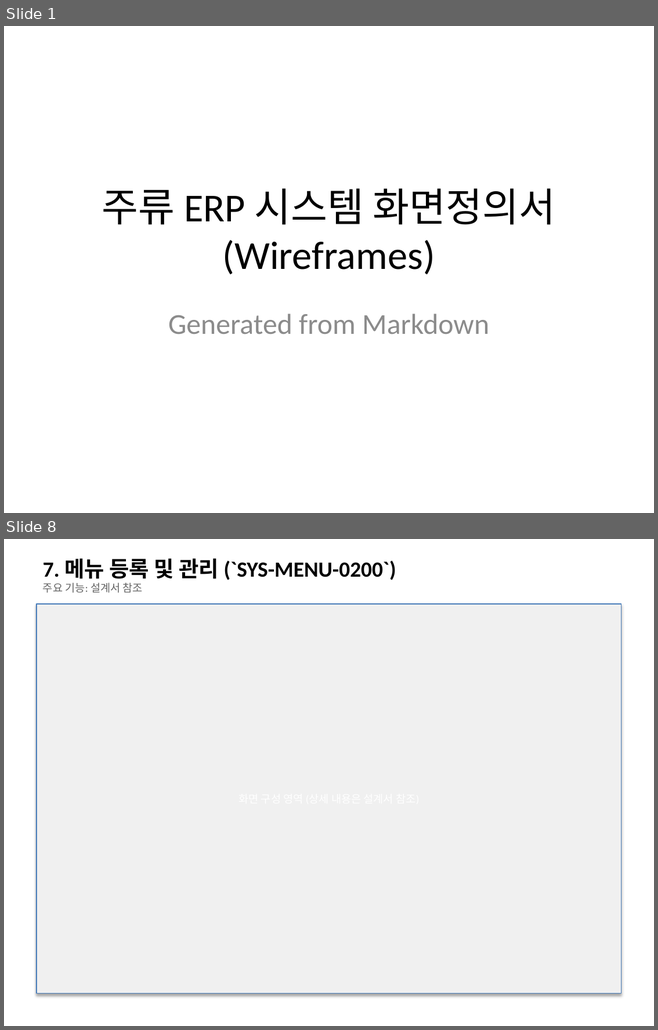
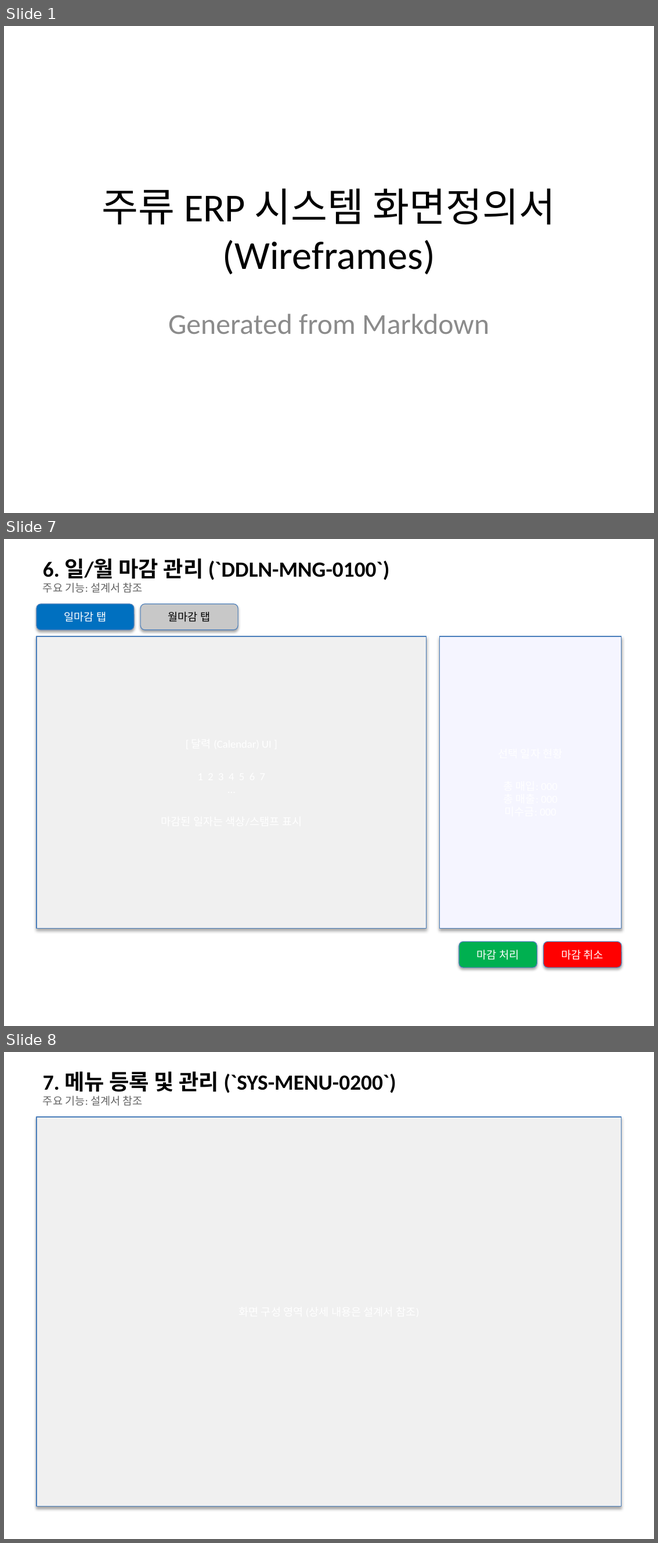
Before and after one commit to sooil-c/PSA-DOCS, a slide deck: 02_설계/화면정의서.pptx. Shown one above the other, each under a label of ours: slides 1 and 8 before the commit, slides 1, 7 and 8 after it; the slides between them are not shown. The pictures are 658x1030 and 658x1543 pixels, drawn with LibreOffice and Linux fonts; fonts in the diff are those of the drawing. Boxes give left, top, right and bottom in pixels: in the first picture for what was removed or moved away, otherwise in the second. Text is boxed around its words. In the diff, an @@ line names an element or a change of style, - is before the commit and + after.

```diff
--- a/02_설계/화면정의서.pptx
+++ b/02_설계/화면정의서.pptx
@@ slide 7 added at (4, 539, 654, 1026), background #FFFFFF @@
@@ text added at (43, 558, 390, 580), 24 pt, text #000000, bold @@
+6. 일/월 마감 관리 (`DDLN-MNG-0100`)
@@ text added at (43, 583, 143, 593), 12 pt, text #646464 @@
+주요 기능: 설계서 참조
@@ rounded rectangle added at (36, 604, 134, 630), fill #0070C0, outline #4B7EBC 0.75 pt, 12 pt, text #FFFFFF @@
+일마감 탭
@@ rounded rectangle added at (140, 604, 238, 630), fill #C8C8C8, outline #4B7EBC 0.75 pt, 12 pt, text #000000 @@
+월마감 탭
@@ rectangle added at (36, 636, 426, 929), fill #F0F0F0, outline #4B7EBC 0.75 pt @@
@@ rectangle added at (439, 636, 621, 929), fill #F5F5FF, outline #4B7EBC 0.75 pt @@
@@ rounded rectangle added at (459, 942, 536, 968), fill #00B050, outline #4B7EBC 0.75 pt, 12 pt, text #FFFFFF @@
+마감 처리
@@ rounded rectangle added at (543, 942, 621, 968), fill #FF0000, outline #4B7EBC 0.75 pt, 12 pt, text #FFFFFF @@
+마감 취소
```
Also in this commit, not shown: 5 slides changed, 2 other slides added, 3 slides removed, 2 other files.
